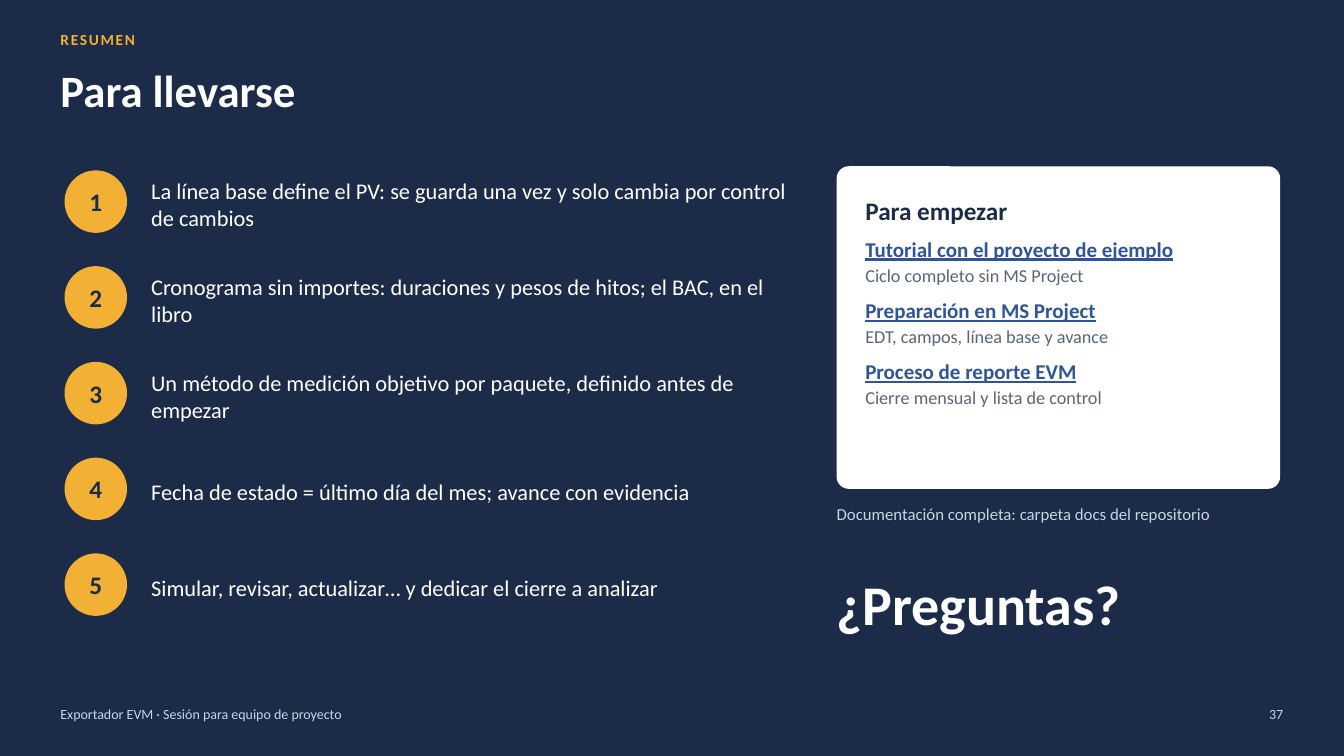
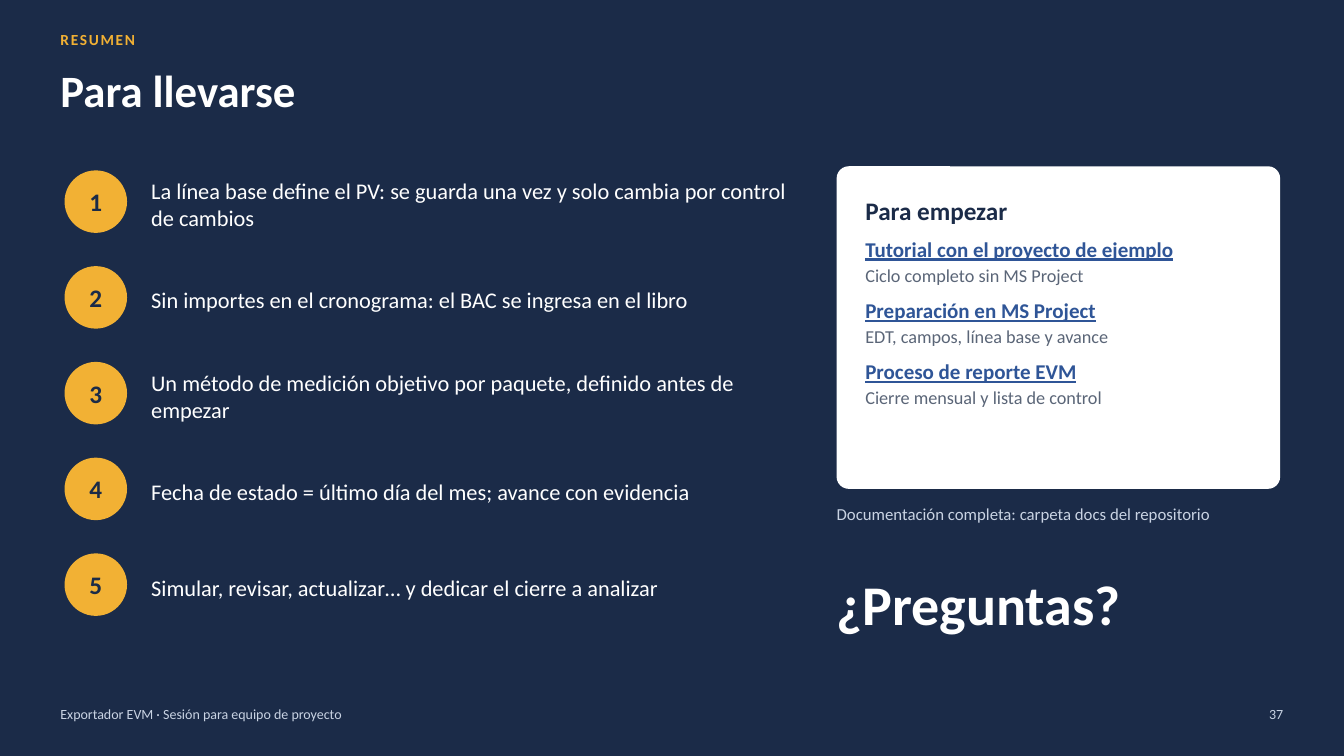
Before and after one commit to MarceloSalazar/evm-automation, a slide deck: slide 37 of docs/presentacion-jefes-de-proyecto.pptx. Drawn at 1344x756 pixels with LibreOffice and Linux fonts; fonts in the diff are those of the drawing. Boxes give left, top, right and bottom in pixels: in the first picture for what was removed or moved away, otherwise in the second. Text is boxed around its words. In the diff, an @@ line names an element or a change of style, - is before the commit and + after.

```diff
--- a/docs/presentacion-jefes-de-proyecto.pptx
+++ b/docs/presentacion-jefes-de-proyecto.pptx
@@ text at box(151, 292, 687, 312): text changed @@
-Cronograma sin importes: duraciones y pesos de hitos; el BAC, en el libro
+Sin importes en el cronograma: el BAC se ingresa en el libro
```
Also in this commit, not shown: 9 other slides changed, 4 other files.
